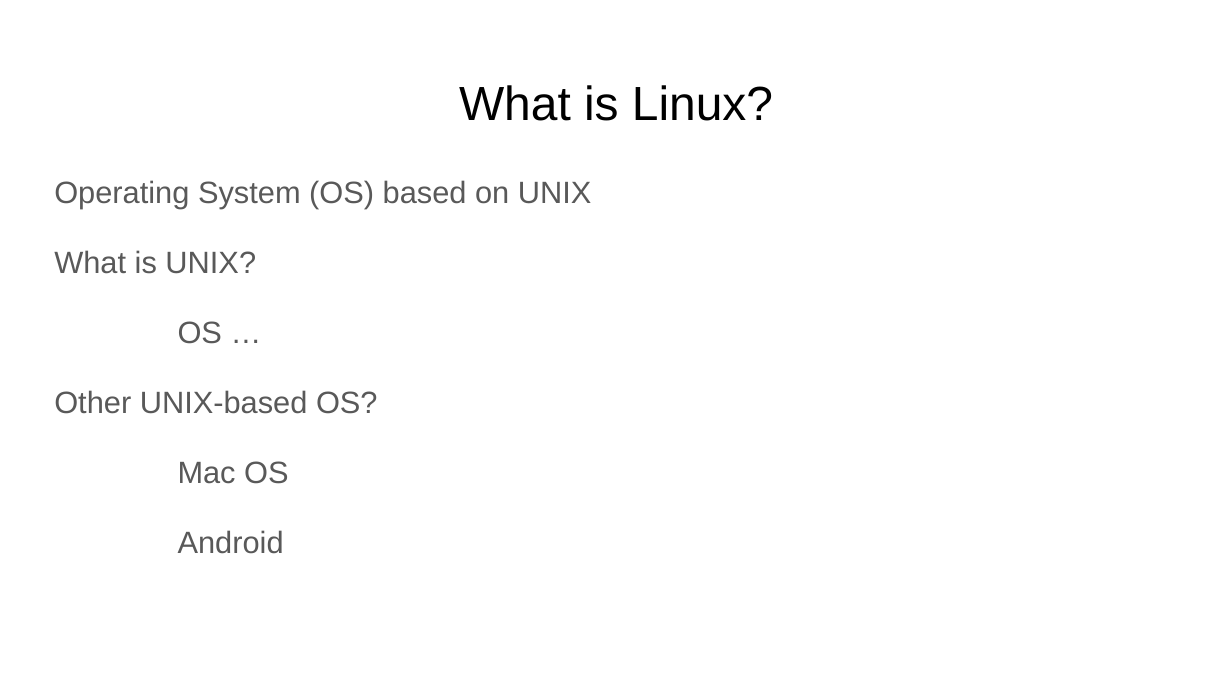
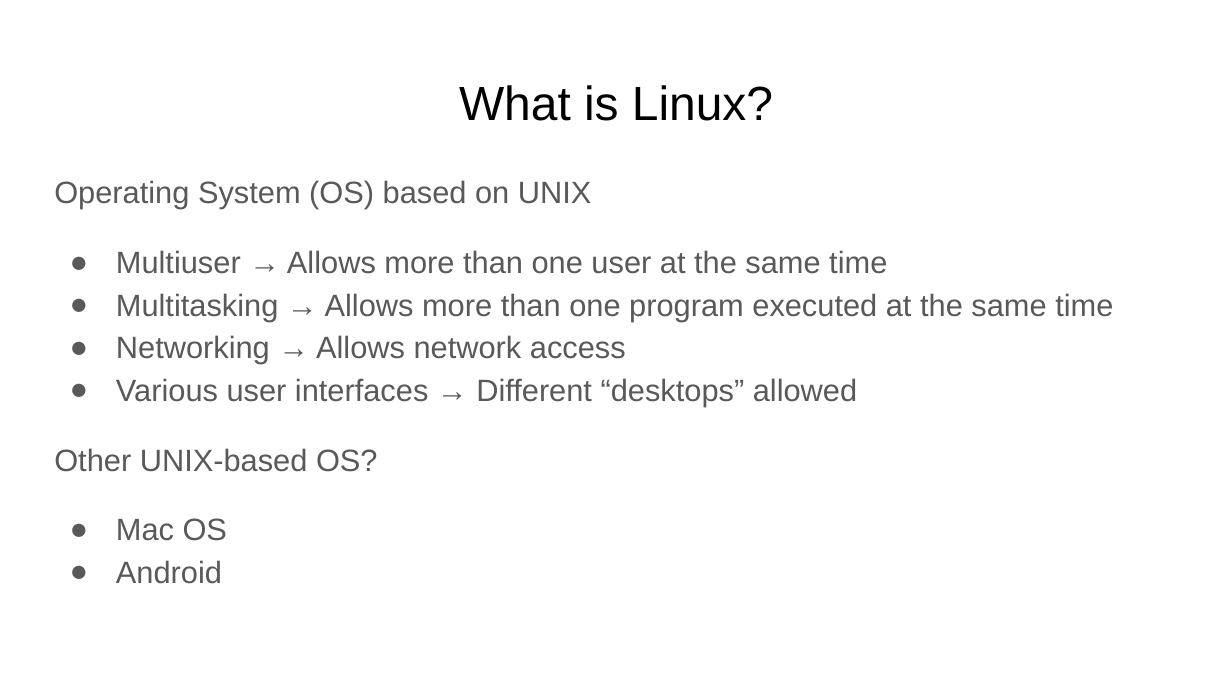
Before and after one commit to FusterTormo/BioinfoWorkshop, a slide deck: slide 2 of Introduction to Linux.pptx. Drawn at 1232x693 pixels with LibreOffice and Linux fonts; fonts in the diff are those of the drawing. Boxes give left, top, right and bottom in pixels: in the first picture for what was removed or moved away, otherwise in the second. Text is boxed around its words. In the diff, an @@ line names an element or a change of style, - is before the commit and + after.

```diff
--- a/Introduction to Linux.pptx
+++ b/Introduction to Linux.pptx
@@ text at [116,250,1113,406]: text changed @@
-What is UNIX?
-OS …
+● Multiuser → Allows more than one user at the same time
+● Multitasking → Allows more than one program executed at the same time
+● Networking → Allows network access
+● Various user interfaces → Different “desktops” allowed
@@ text at [116,518,227,584]: bullet none to ●; less space between paragraphs @@
```
Also in this commit, not shown: 24 other slides changed, 16 slides added, 1 other file.
